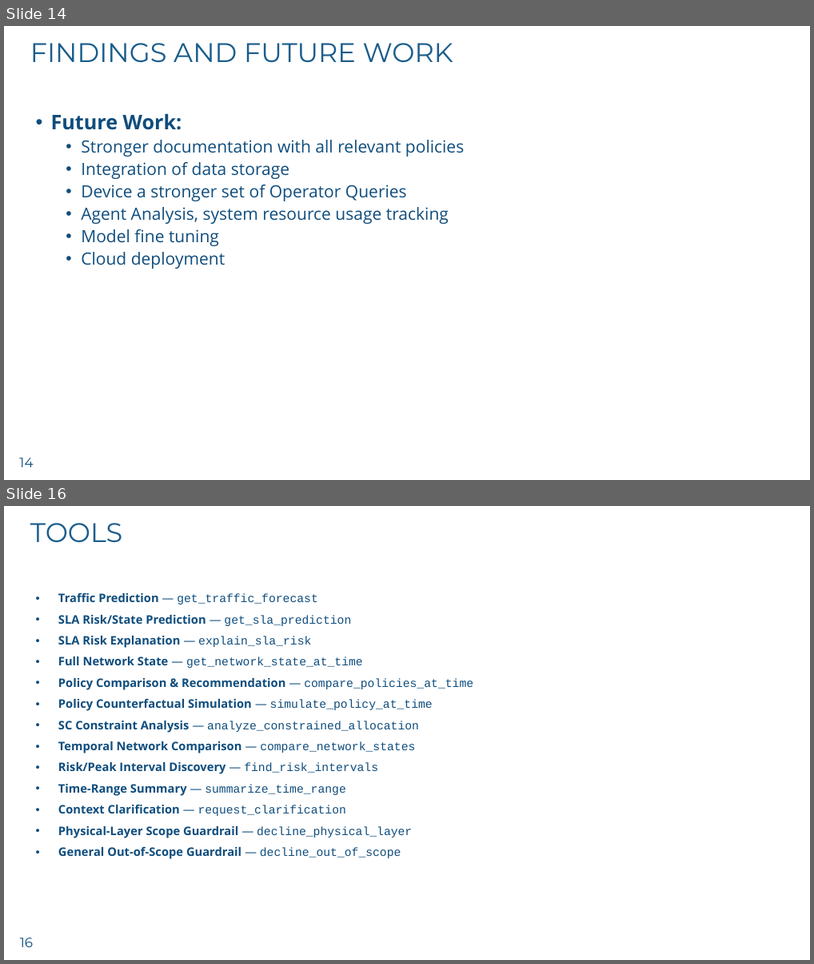
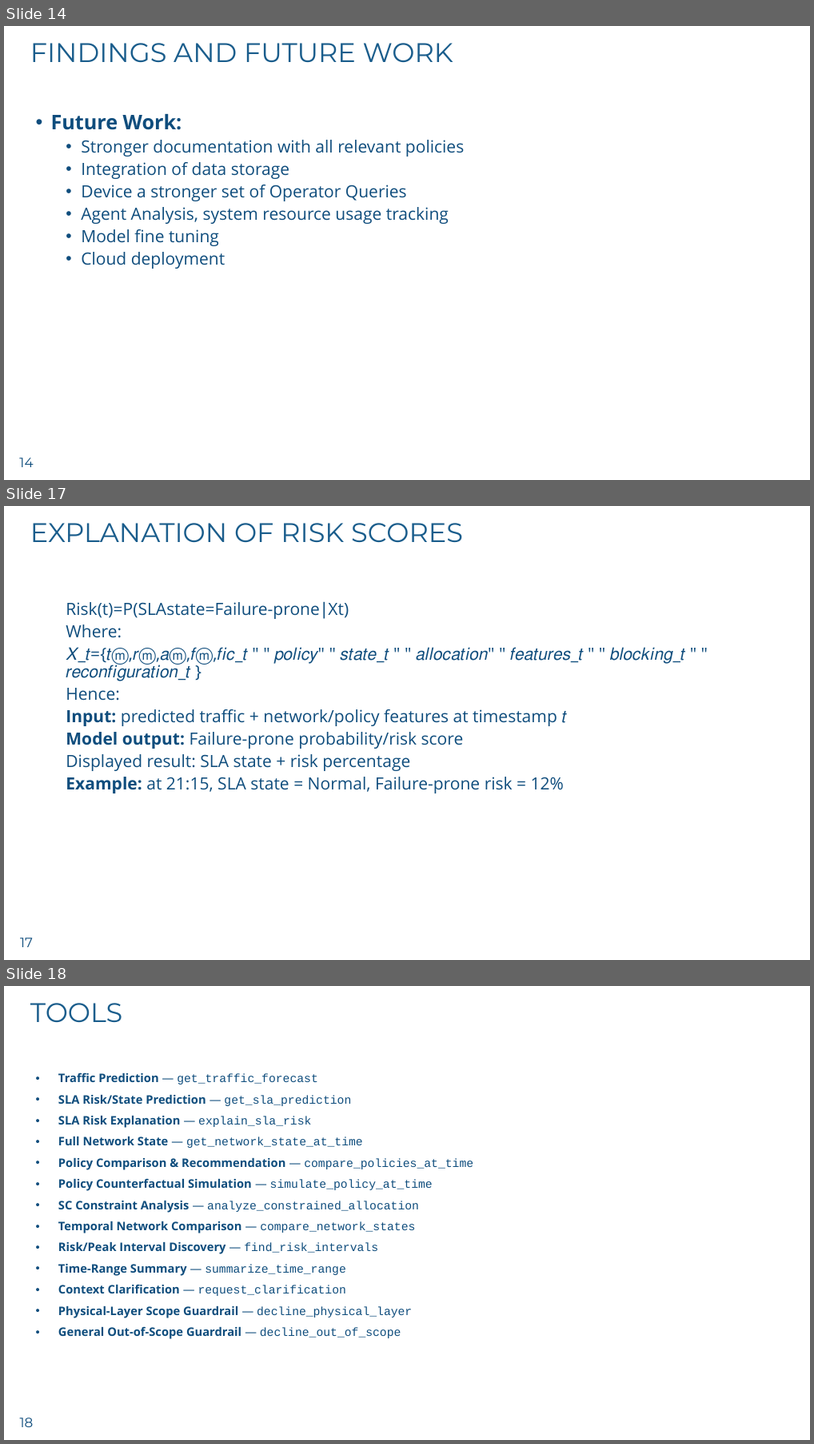
Before and after one commit to imranchy/nof-26-multi-agentic-demo, a slide deck: Imran_NoF_26.pptx. Shown one above the other, each under a label of ours: slides 14 and 16 before the commit, slides 14, 17 and 18 after it; the slides between them are not shown. The pictures are 814x964 and 814x1444 pixels, drawn with LibreOffice and Linux fonts; fonts in the diff are those of the drawing; background and template pictures are left out. Boxes give left, top, right and bottom in pixels: in the first picture for what was removed or moved away, otherwise in the second. Text is boxed around its words. In the diff, an @@ line names an element or a change of style, - is before the commit and + after.

```diff
--- a/Imran_NoF_26.pptx
+++ b/Imran_NoF_26.pptx
@@ slide 17 added at <box>4,506,810,960</box>, background #FFFFFF; not listed: 1 template element that a slide beside it also shows @@
@@ title added at <box>30,523,463,543</box>, 32 pt, text #1A5D8C @@
+EXPLANATION OF RISK SCORES
@@ text added at <box>66,602,686,793</box>, 20 pt, text #0F4D7D @@
+  Risk(t)=P(SLAstate=Failure-prone∣Xt)
+  Where:
+  𝑋_𝑡={𝑡ⓜ,𝑟ⓜ,𝑎ⓜ,𝑓ⓜ,𝑓𝑖𝑐_𝑡 " " 𝑝𝑜𝑙𝑖𝑐𝑦" " 𝑠𝑡𝑎𝑡𝑒_𝑡 " " 𝑎𝑙𝑙𝑜𝑐𝑎𝑡𝑖𝑜𝑛" " 𝑓𝑒𝑎𝑡𝑢𝑟𝑒𝑠_𝑡 " " 𝑏𝑙𝑜𝑐𝑘𝑖𝑛𝑔_𝑡 " " 𝑟𝑒𝑐𝑜𝑛𝑓𝑖𝑔𝑢𝑟𝑎𝑡𝑖𝑜𝑛_𝑡 }
+  Hence:
+  Input: predicted traffic + network/policy features at timestamp 𝑡
+  Model output: Failure-prone probability/risk score
+  Displayed result: SLA state + risk percentage
+  Example: at 21:15, SLA state = Normal, Failure-prone risk = 12%
@@ what was slide 16 is now slide 18 @@
@@ page number at <box>20,1417,34,1427</box>: text changed @@
-16
+18
```
Also in this commit, not shown: 2 slides changed, 6 other slides added, 14 other files.
